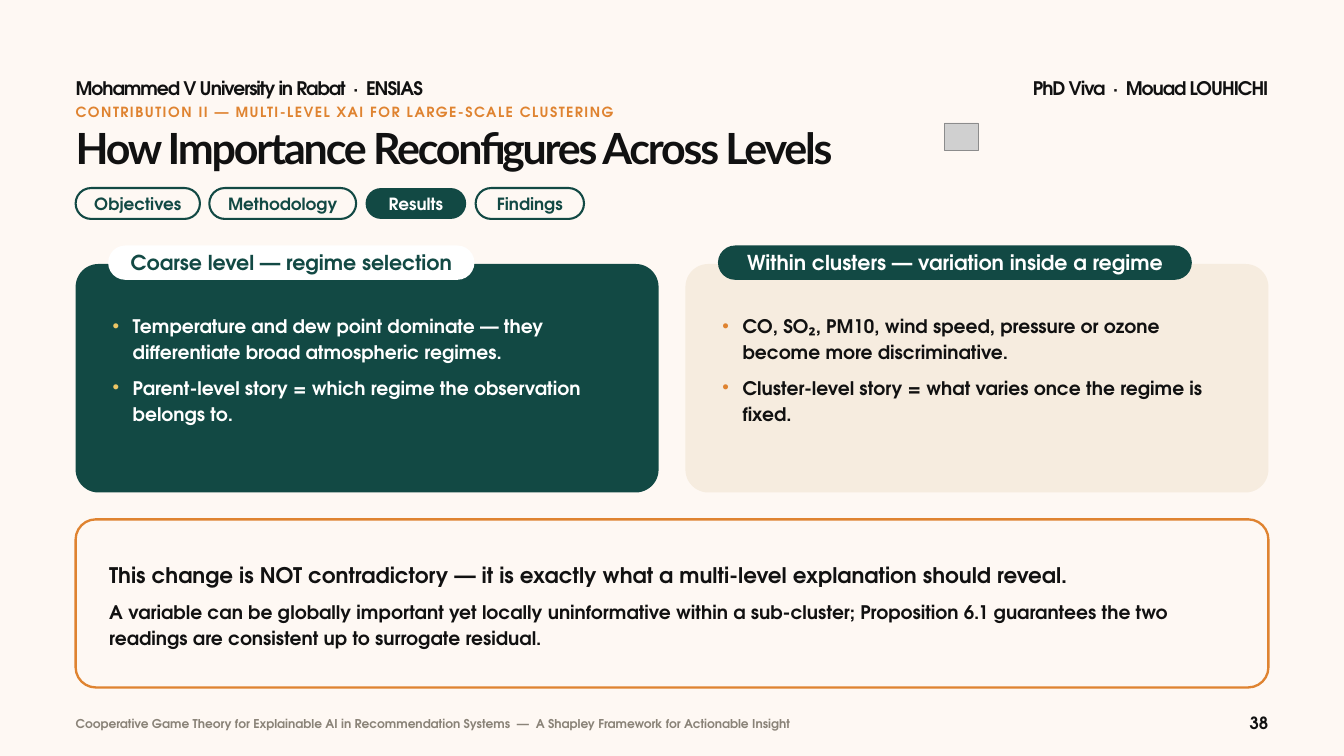
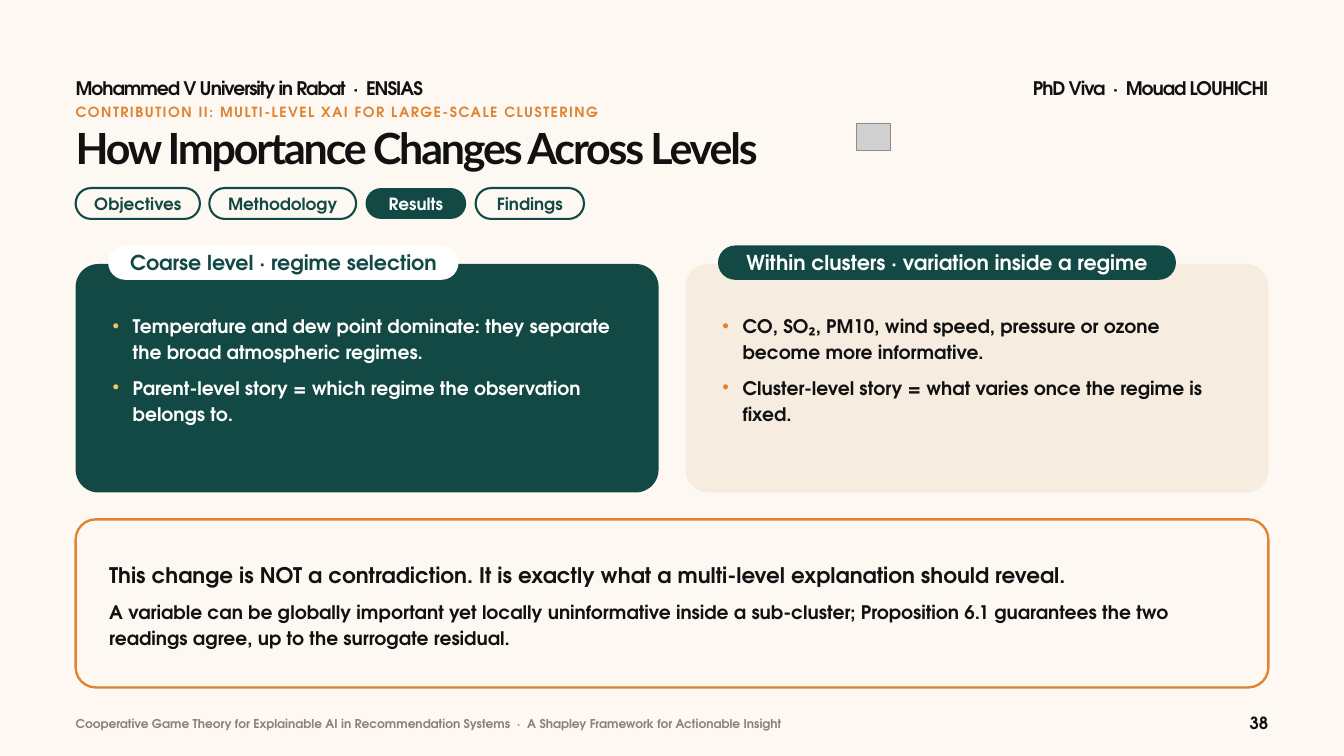
Before and after one commit to mouadlouhichi/phd-prep, a slide deck: slide 38 of try/MOUAD_LOUHICHI_VIVA_40min_BeigeGreen.pptx. Drawn at 1344x756 pixels with LibreOffice and Linux fonts; fonts in the diff are those of the drawing; grey boxes stand for pictures. Boxes give left, top, right and bottom in pixels: in the first picture for what was removed or moved away, otherwise in the second. Text is boxed around its words. In the diff, an @@ line names an element or a change of style, - is before the commit and + after.

```diff
--- a/try/MOUAD_LOUHICHI_VIVA_40min_BeigeGreen.pptx
+++ b/try/MOUAD_LOUHICHI_VIVA_40min_BeigeGreen.pptx
@@ text at box(76, 132, 757, 172): text changed @@
-How Importance Reconfigures Across Levels
+How Importance Changes Across Levels
@@ picture: place and size @@
-picture at box(945, 123, 978, 151)
+picture at box(857, 123, 890, 151)
@@ rounded rectangle "Coarse level · regime selection": place and size @@
-rounded rectangle "Coarse level · regime selection" at box(109, 247, 473, 279)
+rounded rectangle "Coarse level · regime selection" at box(109, 247, 457, 279)
@@ text in rounded rectangle at box(130, 254, 437, 275): text changed @@
-Coarse level — regime selection
+Coarse level · regime selection
@@ rounded rectangle "Within clusters · variation inside ...": place and size @@
-rounded rectangle "Within clusters · variation inside ..." at box(719, 247, 1191, 279)
+rounded rectangle "Within clusters · variation inside ..." at box(719, 247, 1175, 279)
@@ text in rounded rectangle at box(746, 254, 1147, 275): text changed @@
-Within clusters — variation inside a regime
+Within clusters · variation inside a regime
@@ text at box(133, 318, 610, 363): text changed @@
-• Temperature and dew point dominate — they differentiate broad atmospheric regimes.
+• Temperature and dew point dominate: they separate the broad atmospheric regimes.
@@ text at box(743, 318, 1160, 360): text changed @@
-• CO, SO₂, PM10, wind speed, pressure or ozone become more discriminative.
+• CO, SO₂, PM10, wind speed, pressure or ozone become more informative.
@@ text at box(109, 566, 1168, 649): text changed @@
-This change is NOT contradictory — it is exactly what a multi-level explanation should reveal.
-A variable can be globally important yet locally uninformative within a sub-cluster; Proposition 6.1 guarantees the two readings are consistent up to surrogate residual.
+This change is NOT a contradiction. It is exactly what a multi-level explanation should reveal.
+A variable can be globally important yet locally uninformative inside a sub-cluster; Proposition 6.1 guarantees the two readings agree, up to the surrogate residual.
@@ text at box(678, 566, 785, 584): text changed @@
-CONTRIBUTION II — MULTI-LEVEL XAI FOR LARGE-SCALE CLUSTERING
+CONTRIBUTION II: MULTI-LEVEL XAI FOR LARGE-SCALE CLUSTERING
@@ text at box(76, 719, 782, 731): text changed @@
-Cooperative Game Theory for Explainable AI in Recommendation Systems — A Shapley Framework for Actionable Insight
+Cooperative Game Theory for Explainable AI in Recommendation Systems · A Shapley Framework for Actionable Insight
```
Also in this commit, not shown: 62 other slides changed, 4 other files.
